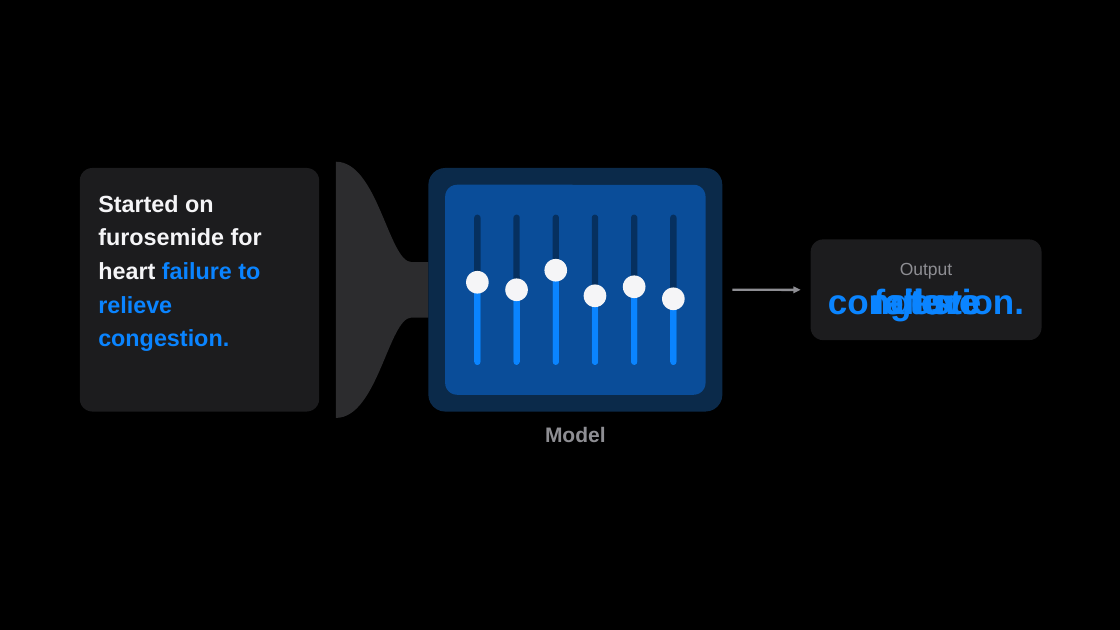
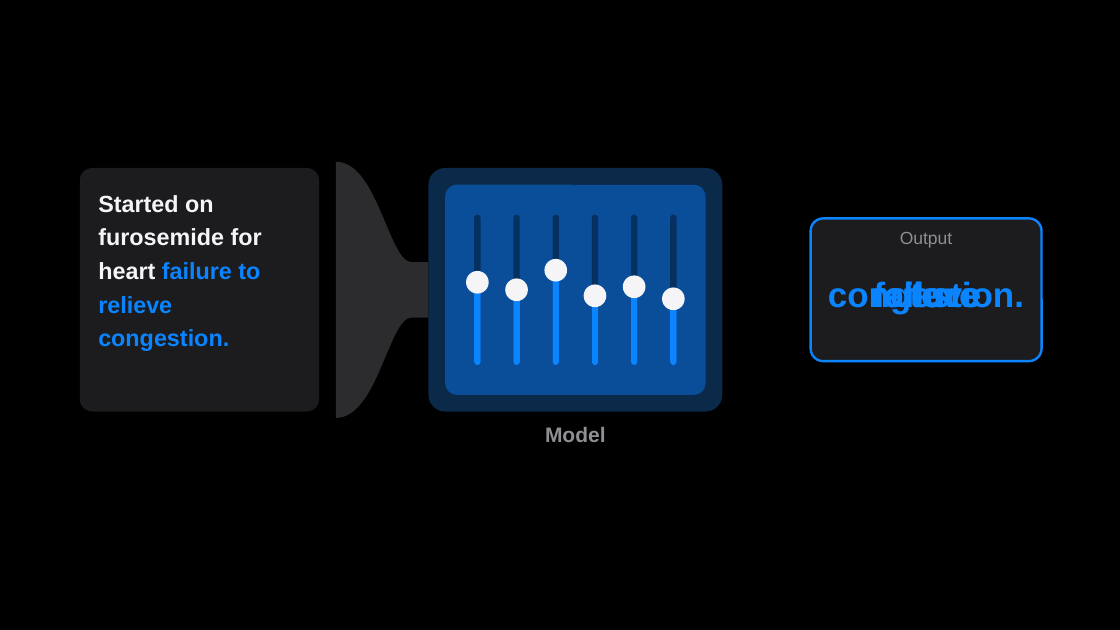
Before and after one commit to brunombatinica/qcor-2026, a slide deck: slide 8 of pptx/qcor-bruno-agents.pptx. Drawn at 1120x630 pixels with LibreOffice and Linux fonts; fonts in the diff are those of the drawing. Boxes give left, top, right and bottom in pixels: in the first picture for what was removed or moved away, otherwise in the second. Text is boxed around its words. In the diff, an @@ line names an element or a change of style, - is before the commit and + after.

```diff
--- a/pptx/qcor-bruno-agents.pptx
+++ b/pptx/qcor-bruno-agents.pptx
@@ text "Output": place and size @@
-text "Output" at [811, 239, 1042, 340]
+text "Output" at [900, 232, 952, 248]
@@ text "Output" at [900, 232, 952, 248]: vertical alignment middle to top; fill #1C1C1E to none @@
@@ rounded rectangle added at [811, 218, 1042, 361], fill #1C1C1E, outline #0A84FF 2 pt @@
@@ 4 texts: place and size @@
-4 texts at [828, 286, 1024, 321]
+4 texts at [828, 279, 1024, 314]
@@ arrow removed from (733, 290) to (801, 290) @@
```
Also in this commit, not shown: 14 other slides changed, 6 slides added, 3 slides removed, 5 other files.
